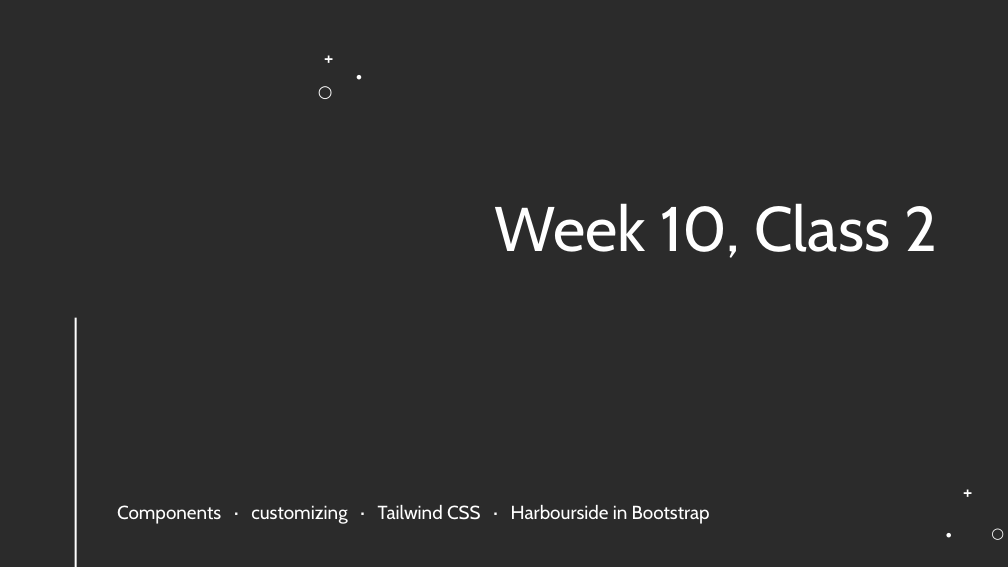
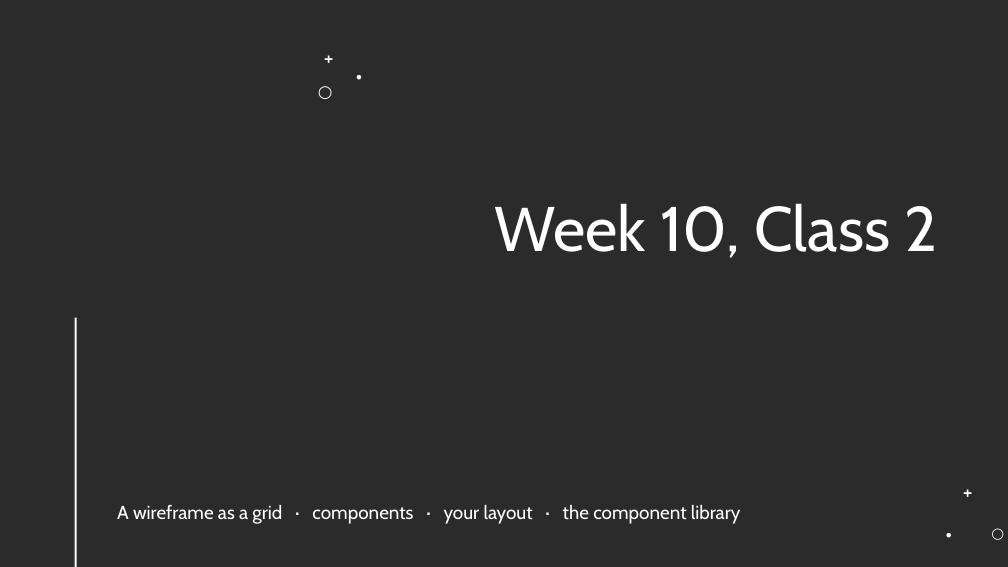
Before and after one commit to x97gfq/WEBD1000_Fall2026, a slide deck: slide 37 of 10_CSS_Frameworks/CSS_Frameworks_Bootstrap.pptx. Drawn at 1008x567 pixels with LibreOffice and Linux fonts; fonts in the diff are those of the drawing; background and template pictures are left out; a plain dark background stands for a picture behind light text. Boxes give left, top, right and bottom in pixels: in the first picture for what was removed or moved away, otherwise in the second. Text is boxed around its words. In the diff, an @@ line names an element or a change of style, - is before the commit and + after.

```diff
--- a/10_CSS_Frameworks/CSS_Frameworks_Bootstrap.pptx
+++ b/10_CSS_Frameworks/CSS_Frameworks_Bootstrap.pptx
@@ text at (117, 505, 741, 524): text changed @@
-Components · customizing · Tailwind CSS · Harbourside in Bootstrap
+A wireframe as a grid · components · your layout · the component library
```
Also in this commit, not shown: 7 other slides changed, 8 slides added, 19 slides removed, 30 other files.
